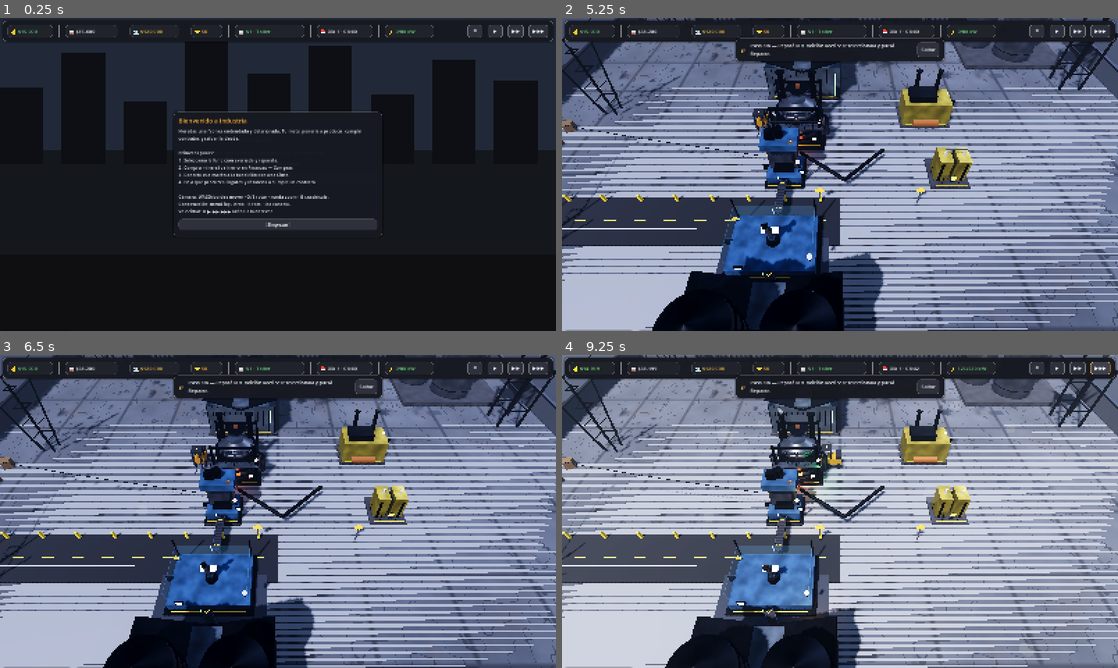
Above: before the commit, frames 1-4 (two rows, left to right).
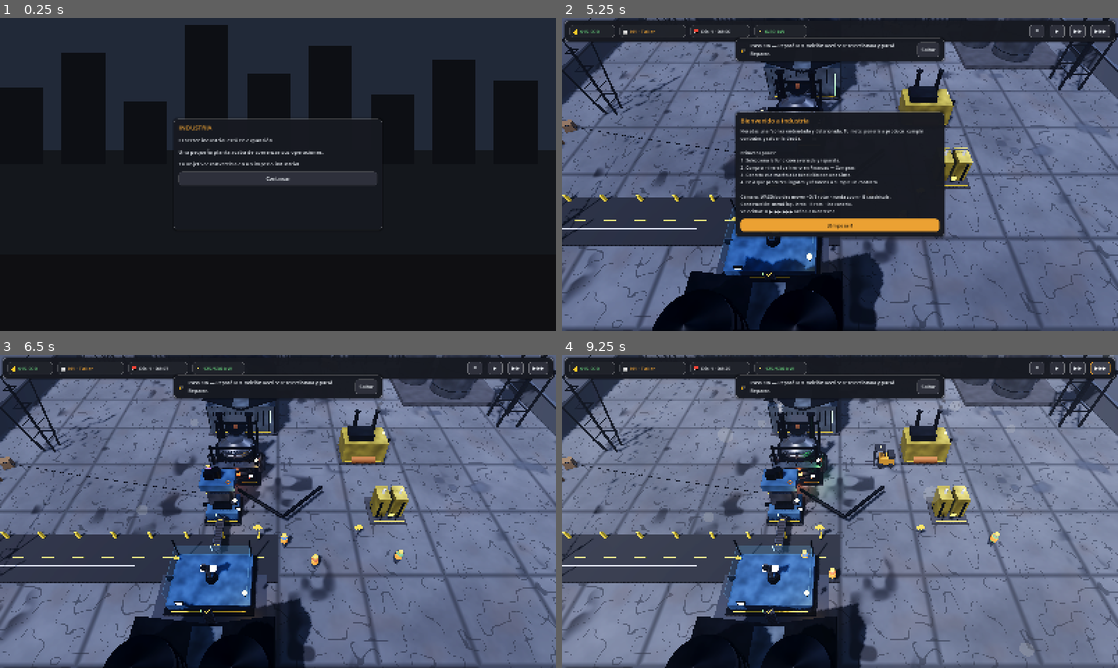
Above: after the commit, the same moments.

Repository: luckyvalentinaguirre-bot/Industria
Game: Godot game, scene res://scenes/menus/main_menu.tscn
The game is run twice, just before and just after one commit, with the same random seed, the same clock (stepped at 60 frames per second) and the same inputs.
Inputs (mouse positions are in pixels of both pictures, inside the frame that each line leads up to):
- Up to frame 1 (0.25 s): no input
- Up to frame 2 (5.25 s): click (840, 224) at 0.5 s, where only the run before the commit has a clickable "¡Empezar!"; click (1034, 30) at 1.25 s, where only the run before the commit has a clickable "⏸"; click "Continuar" at 2 s; click "＋ Nueva Partida" at 2.75 s; click "Normal" at 3.5 s; click "Normal" at 4.25 s; click "Comenzar" at 5 s
- Up to frame 3 (6.5 s): click (278, 561) at 5.75 s, where only the run after the commit has a clickable "¡Empezar!"
- Up to frame 4 (9.25 s): click "⏸" at 6.5 s; click "▶" at 7.25 s; click "▶▶" at 8 s; click "▶▶▶" at 8.75 s

The runs differ from the first frame. In frame 1, 5.2% of the frame differs, in the area x 0-100%, y 0-70%; in frame 2, 38%, in the area x 0-100%, y 2-100%; in frame 3, 33%; in frame 4, 33%.

Commit message:
Fix líneas blancas (z-fighting), HUD sólo en partida y ritmo del día
PRIORIDAD 1 — líneas blancas: la causa real era z-fighting, no el grid. El
plinto tenía su cara superior COPLANAR con el plano del suelo (ambos y=0) →
parpadeo de líneas en todo el mapa al mover la cámara. Bajado el plinto (cara a
y=-0.1) y el suelo lejano (y=-0.85) para eliminar la coincidencia. El grid ya
sólo aparece en modo construcción.

PRIORIDAD 2 — HUD limpio y contextual: el HUD/UI del juego ya NO se muestra en
el menú principal (la capa se revela sólo al entrar a la partida). HUD reducido
a lo esencial permanente (💰 dinero, 🏢 nivel, 📅 día/hora, ⚡ energía) + menú y
velocidad; valor/deuda/reputación pasan al panel de Economía. La bienvenida es
temporal y desaparece sola a los ~9 s.

Ritmo del día más lento (12→5 min de juego por segundo real): un día dura ~4.8
min a x1 en vez de ~2.

PRIORIDAD 3 — más vida: trabajadores ambientales decorativos (sin salario) que
deambulan por el patio, además de la carretilla y el personal de plantilla.

Verificado: import limpio, menú y fábrica sin errores, smoke test 34/34 PASS.

Co-Authored-By: Claude Opus 4.8 <noreply@anthropic.com>
Claude-Session: https://claude.ai/code/session_01ETPkQhicRLbwGdXtkPoigV

Diff:
--- a/scripts/core/time_manager.gd
+++ b/scripts/core/time_manager.gd
@@ -7,7 +7,7 @@
 ## en lugar de usar su propio _process, evitando cálculos dispersos por frame.
 
 ## Minutos de juego que transcurren por cada segundo real a velocidad x1.
-const GAME_MINUTES_PER_REAL_SECOND := 12.0
+const GAME_MINUTES_PER_REAL_SECOND := 5.0
 ## Velocidades de simulación seleccionables.
 const SPEED_STEPS: Array[float] = [0.0, 1.0, 2.0, 3.0]
 
--- a/scripts/ui/ui_manager.gd
+++ b/scripts/ui/ui_manager.gd
@@ -61,7 +61,15 @@
 	_build_toasts()
 	_connect_signals()
 	_refresh_hud()
-	if not GameManager.save.has_save():
+	# El HUD/UI del juego SOLO se ve dentro de la partida, no en el menú principal.
+	layer.visible = false
+	EventBus.world_ready.connect(_on_enter_game)
+
+func _on_enter_game() -> void:
+	if layer:
+		layer.visible = true
+	# Bienvenida temporal sólo en partida nueva (desaparece sola).
+	if not GameManager.pending_load:
 		_show_intro()
 
 # --- Banner del tutorial (centro superior) ----------------------------------
@@ -109,19 +117,15 @@
 	h.add_theme_constant_override("separation", 14)
 	bar.add_child(h)
 
+	# HUD mínimo: sólo lo esencial permanente (el resto vive en los menús).
 	_money_lbl = _stat(h, UITheme.ACCENT2, 110)
-	h.add_child(_vsep())
-	_value_lbl = _stat(h, UITheme.TEXT, 130)
-	h.add_child(_vsep())
-	_debt_lbl = _stat(h, UITheme.WARN, 120)
-	h.add_child(_vsep())
-	_rep_lbl = _stat(h, UITheme.ACCENT, 70)
-	h.add_child(_vsep())
-	_level_lbl = _stat(h, UITheme.ACCENT2, 180)
-	h.add_child(_vsep())
-	_clock_lbl = _stat(h, UITheme.TEXT, 140)
-	h.add_child(_vsep())
-	_power_lbl = _stat(h, UITheme.ACCENT, 120)
+	_level_lbl = _stat(h, UITheme.ACCENT, 170)
+	_clock_lbl = _stat(h, UITheme.TEXT, 150)
+	_power_lbl = _stat(h, UITheme.ACCENT, 130)
+	# valor/deuda/reputación se consultan en el panel de Economía (no en el HUD).
+	_value_lbl = null
+	_debt_lbl = null
+	_rep_lbl = null
 
 	var spacer := Control.new()
 	spacer.size_flags_horizontal = Control.SIZE_EXPAND_FILL
@@ -322,9 +326,9 @@
 	if _money_lbl == null:
 		return
 	_money_lbl.text = "💰 " + Fmt.money(GameState.money)
-	_value_lbl.text = "🏭 " + Fmt.money(_factory_value())
-	_debt_lbl.text = "🏦 " + Fmt.money(GameState.debt)
-	_rep_lbl.text = "⭐ %d" % GameState.reputation
+	if _value_lbl: _value_lbl.text = "🏭 " + Fmt.money(_factory_value())
+	if _debt_lbl: _debt_lbl.text = "🏦 " + Fmt.money(GameState.debt)
+	if _rep_lbl: _rep_lbl.text = "⭐ %d" % GameState.reputation
 	_level_lbl.text = "🏢 N%d · %s" % [GameState.company_level, GameManager.progression.level_name()]
 	_clock_lbl.text = "📅 " + TimeManager.get_clock_string()
 	var ps: Dictionary = GameManager.power.get_status()
@@ -625,7 +629,15 @@
 	lbl.autowrap_mode = TextServer.AUTOWRAP_WORD_SMART
 	lbl.custom_minimum_size = Vector2(560, 0)
 	v.add_child(lbl)
-	var close := UITheme.make_button("¡Empezar!")
+	var close := UITheme.make_primary_button("¡Empezar!")
 	close.pressed.connect(panel.queue_free)
 	v.add_child(close)
 	root.add_child(panel)
+	# Se cierra sola tras unos segundos (mensaje temporal, no permanente).
+	var tw := create_tween()
+	tw.tween_interval(9.0)
+	tw.tween_callback(_free_node.bind(panel))
+
+func _free_node(n: Node) -> void:
+	if is_instance_valid(n):
+		n.queue_free()
--- a/scripts/workers/worker_manager.gd
+++ b/scripts/workers/worker_manager.gd
@@ -52,6 +52,21 @@
 	if charge:
 		EventBus.notify.emit("Contratado: %s" % w.worker_name, "info")
 	return w
+
+## Trabajadores decorativos (sin salario) que dan vida al patio, optimizados.
+func spawn_ambient(n: int) -> void:
+	if _container == null:
+		return
+	var roles := ["operator", "mechanic", "engineer", "manager"]
+	for i in range(n):
+		var type_id: String = roles[i % roles.size()]
+		if not types.has(type_id):
+			continue
+		var w: Worker = WorkerScript.new()
+		_container.add_child(w)
+		w.setup(type_id, types[type_id])
+		w.global_position = Vector3(randf_range(-16, 16), 0, randf_range(-10, 24))
+		# No se añade a `workers`: es ambiental, no cuenta para salarios ni gestión.
 
 func fire(w: Worker) -> void:
 	if not workers.has(w):
--- a/scripts/world/world_manager.gd
+++ b/scripts/world/world_manager.gd
@@ -65,8 +65,9 @@
 		GameManager.save.load_game()
 	else:
 		_setup_initial_scenario()
-	# Vida ambiental del patio (carretilla patrullando).
+	# Vida ambiental del patio (carretilla patrullando + operarios).
 	GameManager.vehicles.spawn_ambient()
+	GameManager.workers.spawn_ambient(4)
 	EventBus.world_ready.emit()
 
 ## Fábrica deteriorada de partida: un almacén y una fundición vieja averiada.
@@ -237,7 +238,9 @@
 	var pbm := BoxMesh.new()
 	pbm.size = Vector3(size.x + 1.5, 0.6, size.y + 1.5)
 	plinth.mesh = pbm
-	plinth.position = Vector3(0, -0.3, 0)
+	# Cara superior a y=-0.1 (bajo el plano del suelo y=0) para EVITAR z-fighting
+	# coplanar que producía líneas blancas al mover la cámara.
+	plinth.position = Vector3(0, -0.4, 0)
 	var pmat := StandardMaterial3D.new()
 	pmat.albedo_color = Color(0.2, 0.2, 0.22)
 	pmat.roughness = 0.95
@@ -267,7 +270,7 @@
 	var fp := PlaneMesh.new()
 	fp.size = Vector2(ext * 8.0, ext * 8.0)
 	far.mesh = fp
-	far.position = Vector3(0, -0.62, 0)
+	far.position = Vector3(0, -0.85, 0)   # bajo el plinto, sin intersecciones/z-fighting
 	far.material_override = _simple(Color(0.17, 0.18, 0.2), 0.95, 0.0)
 	far.cast_shadow = GeometryInstance3D.SHADOW_CASTING_SETTING_OFF
 	props.add_child(far)
